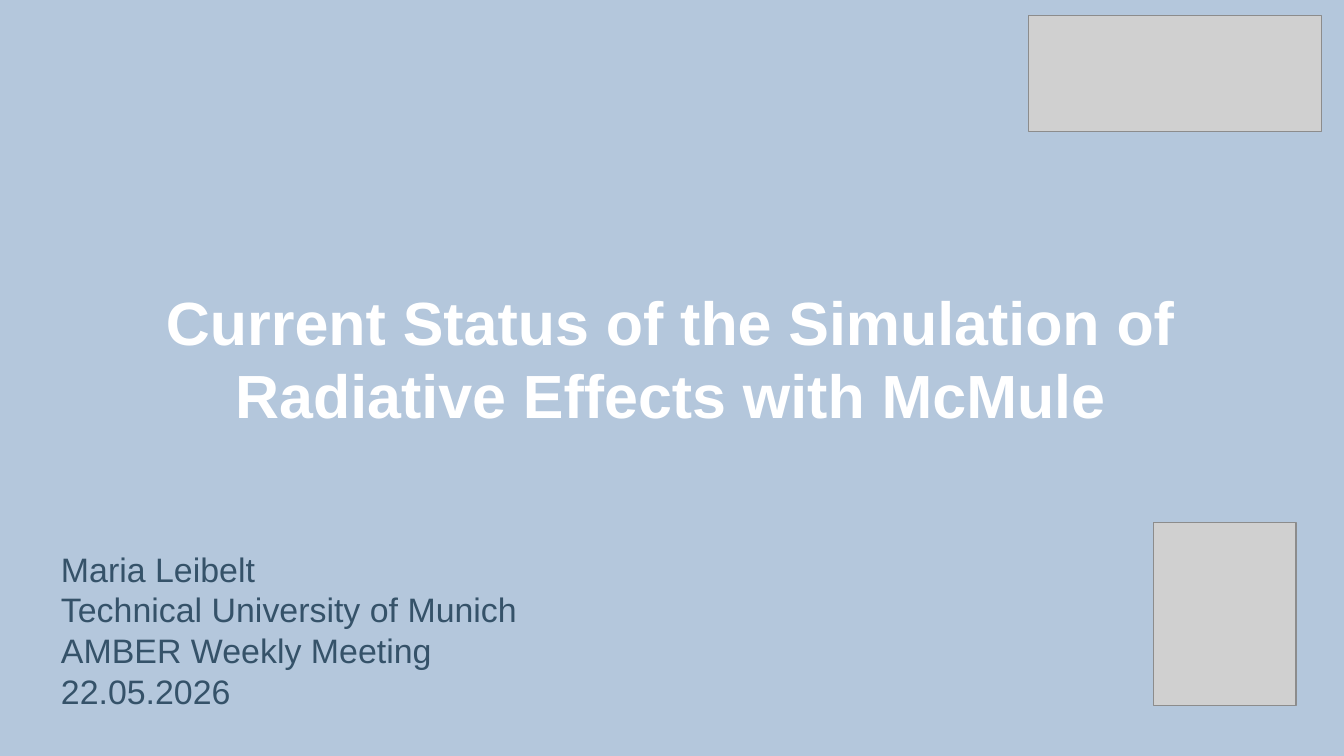
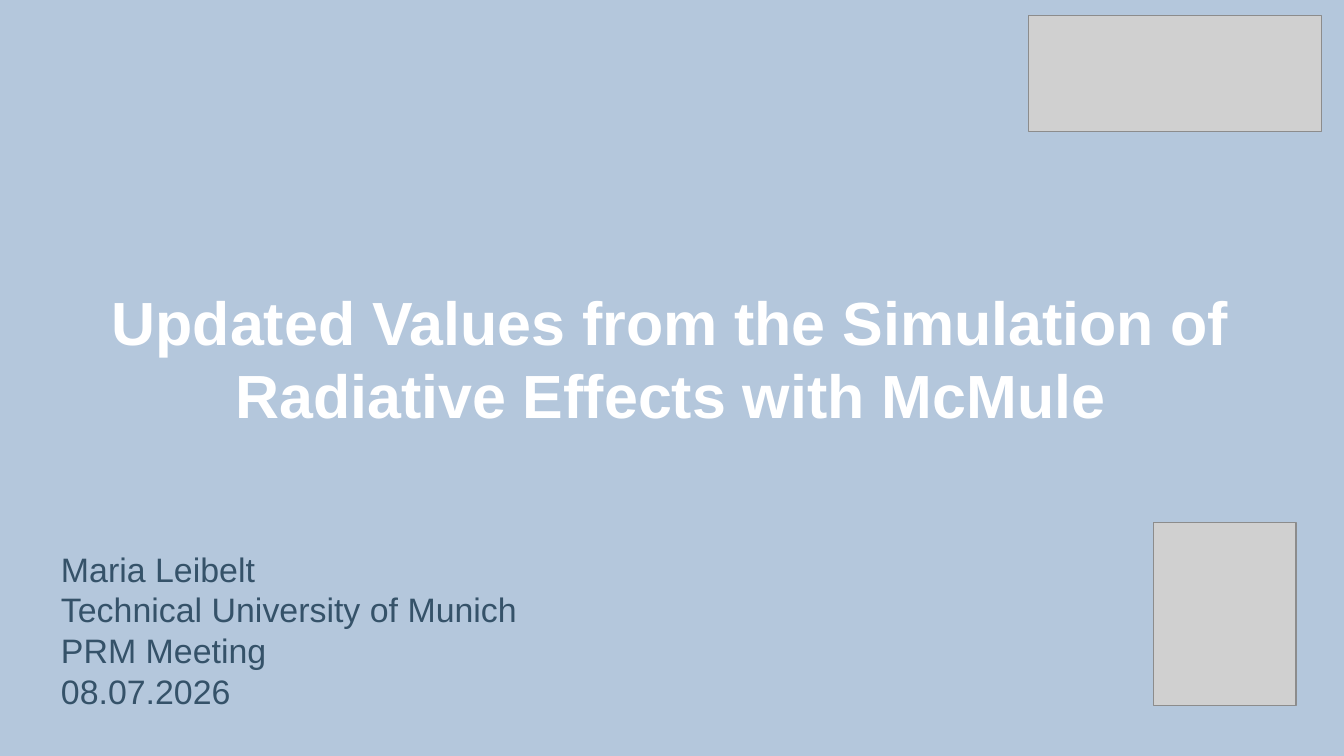
Before and after one commit to marialeibelt/RadCorAMBER, a slide deck: slide 1 of PRM_20_05.odp. Drawn at 1344x756 pixels with LibreOffice and Linux fonts; fonts in the diff are those of the drawing; grey boxes stand for pictures. Boxes give left, top, right and bottom in pixels: in the first picture for what was removed or moved away, otherwise in the second. Text is boxed around its words. In the diff, an @@ line names an element or a change of style, - is before the commit and + after.

```diff
--- a/PRM_20_05.odp
+++ b/PRM_20_05.odp
@@ title at [112,301,1228,419]: text changed @@
-Current Status of the Simulation of Radiative Effects with McMule
+Updated Values from the Simulation of Radiative Effects with McMule
@@ subtitle at [61,638,267,704]: text changed @@
-AMBER Weekly Meeting
-22.05.2026
+PRM Meeting
+08.07.2026
```
Also in this commit, not shown: 1 other slide changed, 1 slide added, 8 slides removed, 43 other files.
